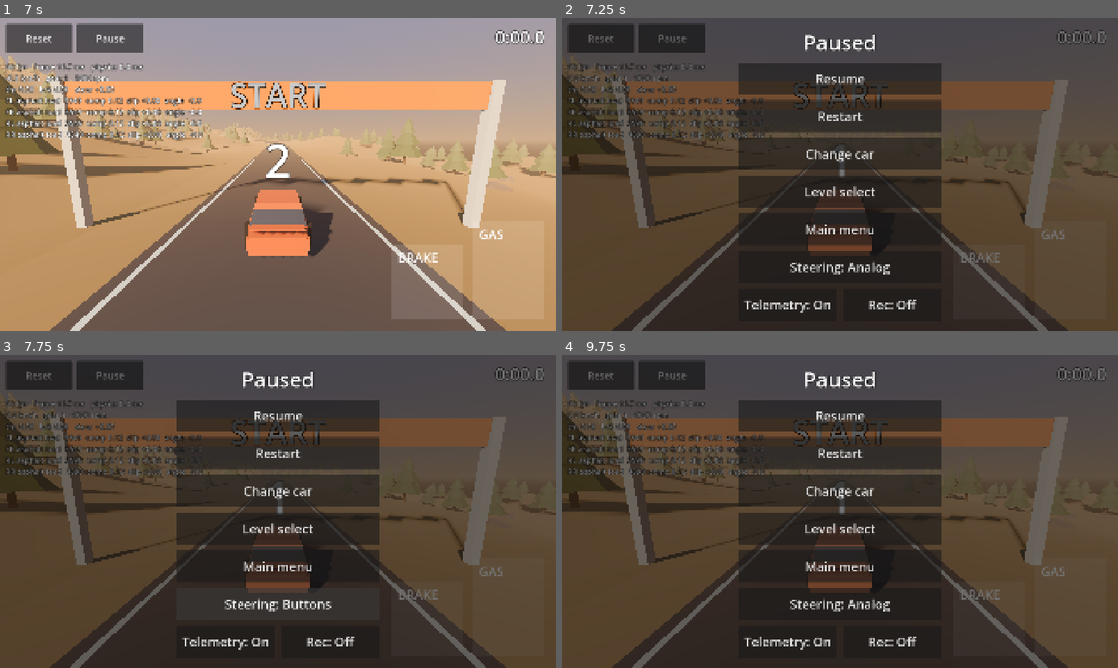
Above: before the commit, frames 1-4 (two rows, left to right).
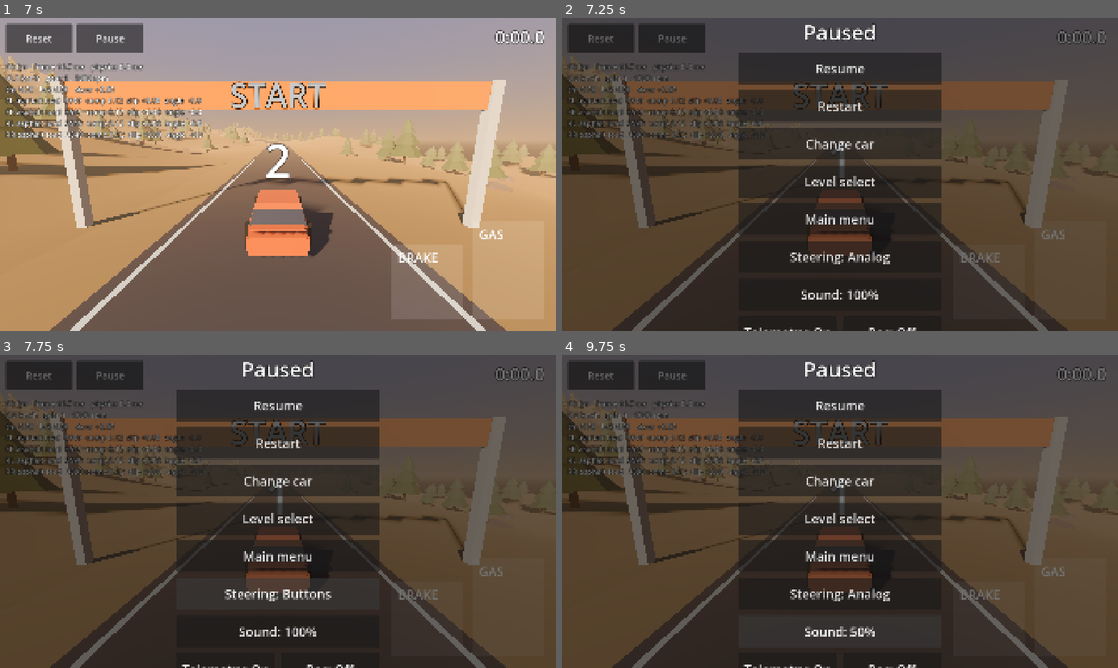
Above: after the commit, the same moments.

Repository: Stoian02/ridge
Game: Godot game, scene res://ui/main_menu.tscn
The game is run twice, just before and just after one commit, with the same random seed, the same clock (stepped at 60 frames per second) and the same inputs.
Inputs (mouse positions are in pixels of both pictures, inside the frame that each line leads up to):
- Up to frame 1 (7 s): click "Play" at 0.5 s; click (194, 171) at 1.25 s; click (105, 183) at 2 s; tap Enter at 2.75 s; move the mouse to (400, 158) at 2.77 s; hold D (steer_right) 2.78-3.5 s; tap W (throttle) at 2.85, 6.6 s; click (400, 158) at 2.92 s; drag from (166, 190) to (250, 237) at 3.52 s; move the mouse to (333, 105) at 4.27 s; hold D (steer_right) 4.28-5 s; tap Alt at 4.35 s; click "Reset" at 5 s; drag from (250, 237) to (111, 127) at 5.77 s; move the mouse to (444, 221) at 6.52 s; hold A (steer_left) from 6.53 s (still down)
- Up to frame 2 (7.25 s): keep holding A (steer_left); tap Escape (ui_cancel) at 7.15 s
- Up to frame 3 (7.75 s): release A (steer_left) at 7.25 s; click "Steering: Analog" at 7.25 s
- Up to frame 4 (9.75 s): click "Steering: Buttons" at 8 s; click (840, 630) at 8.75 s, where only the run after the commit has a clickable "Sound: 100%"; click (840, 630) at 9.5 s, where only the run after the commit has a clickable "Sound: 75%"

Frame 1 is identical in both runs. In frame 2, 9.4% of the frame differs, in the area x 31-69%, y 1-100%; in frame 3, 9.4%; in frame 4, 9.4%.

Commit message:
Add a Sound setting to the pause menu, saved with the other settings
Co-Authored-By: Claude Haiku 4.5 <noreply@anthropic.com>
Claude-Session: https://claude.ai/code/session_01RhfJavT34eWyW3enLLKWgH

Diff:
--- a/game/game_state.gd
+++ b/game/game_state.gd
@@ -27,9 +27,10 @@
 	reload()
 
 
-## Reads progress from save_path, replacing what is in memory.
+## Reads progress from save_path, replacing what is in memory, and applies its Sound setting.
 func reload() -> void:
 	progress = Progress.from_dictionary(SaveSystem.read(save_path))
+	apply_sound_volume()
 
 
 func save() -> Error:
@@ -54,6 +55,20 @@
 func set_steer_mode(mode: String) -> void:
 	progress.steer_mode = mode
 	save()
+
+
+## The Sound setting (M3B spec §7): stores, applies and saves it.
+func set_sound_volume(value: float) -> void:
+	progress.sound_volume = clampf(value, 0.0, 1.0)
+	apply_sound_volume()
+	save()
+
+
+## Sets the Master bus from the Sound setting; 0 mutes it.
+func apply_sound_volume() -> void:
+	var master := AudioServer.get_bus_index(&"Master")
+	AudioServer.set_bus_mute(master, progress.sound_volume <= 0.0)
+	AudioServer.set_bus_volume_db(master, linear_to_db(maxf(progress.sound_volume, 0.0001)))
 
 
 ## The car to drive: the player's last choice while it exists and is unlocked,
--- a/game/progress.gd
+++ b/game/progress.gd
@@ -14,6 +14,11 @@
 var steer_mode: String = STEER_ANALOG
 ## Id of the car the player last chose in car select.
 var selected_car: String = DEFAULT_CAR
+## The Sound setting (M3B spec §7): one of SOUND_STEPS, 0 = off.
+var sound_volume: float = 1.0
+
+## The values the Sound setting steps through, loudest first.
+const SOUND_STEPS: Array[float] = [1.0, 0.75, 0.5, 0.25, 0.0]
 
 ## Level id (String) -> {"best_time": float, "best_splits": {int: float}, "stars": int}.
 var _levels := {}
@@ -75,7 +80,8 @@
 		for index in record["best_splits"]:
 			splits[str(index)] = record["best_splits"][index]
 		levels[id] = {"best_time": record["best_time"], "best_splits": splits, "stars": record["stars"]}
-	return {"version": VERSION, "settings": {"steer_mode": steer_mode, "selected_car": selected_car}, "levels": levels}
+	return {"version": VERSION, "settings": {"steer_mode": steer_mode, "selected_car": selected_car,
+			"sound_volume": sound_volume}, "levels": levels}
 
 
 ## Reads save data. Unknown keys are ignored; missing or wrongly typed values take
@@ -88,6 +94,9 @@
 	var car_id = settings.get("selected_car") if settings is Dictionary else null
 	if car_id is String and car_id != "":
 		progress.selected_car = car_id
+	var volume = settings.get("sound_volume") if settings is Dictionary else null
+	if _is_number(volume) and SOUND_STEPS.has(float(volume)):
+		progress.sound_volume = float(volume)
 	var levels = data.get("levels")
 	if not levels is Dictionary:
 		return progress
--- a/tests/unit/test_game_state.gd
+++ b/tests/unit/test_game_state.gd
@@ -83,3 +83,17 @@
 	assert_eq(result["new_cars"].map(func(car: CarDef) -> StringName: return car.id), [&"offroad_4x4"])
 	var again: Dictionary = state.record_finish(state.catalog.levels[0], 59.0, {})
 	assert_true(again["new_cars"].is_empty(), "the 4x4 was already unlocked")
+
+
+func test_the_sound_setting_sets_the_master_bus_and_is_saved() -> void:
+	var master := AudioServer.get_bus_index(&"Master")
+	state.set_sound_volume(0.5)
+	assert_almost_eq(AudioServer.get_bus_volume_db(master), linear_to_db(0.5), 0.01)
+	assert_false(AudioServer.is_bus_mute(master))
+	assert_eq(SaveSystem.read(SaveSandbox.PATH)["settings"]["sound_volume"], 0.5)
+	state.set_sound_volume(0.0)
+	assert_true(AudioServer.is_bus_mute(master), "Off mutes")
+	state.reload()
+	assert_true(AudioServer.is_bus_mute(master), "a reload applies the saved setting")
+	state.set_sound_volume(1.0)
+	assert_false(AudioServer.is_bus_mute(master))
--- a/tests/unit/test_pause_menu.gd
+++ b/tests/unit/test_pause_menu.gd
@@ -91,6 +91,20 @@
 	assert_eq(saved["settings"]["steer_mode"], Progress.STEER_BUTTONS)
 
 
+func test_sound_steps_down_to_off_and_back_and_saves() -> void:
+	_add_menu()
+	menu.open()
+	var sound := _button_starting("Sound")
+	assert_eq(sound.text, "Sound: 100%")
+	var labels: Array[String] = []
+	for i in 5:
+		sound.pressed.emit()
+		labels.append(sound.text)
+	assert_eq(labels, ["Sound: 75%", "Sound: 50%", "Sound: 25%", "Sound: Off", "Sound: 100%"])
+	sound.pressed.emit()
+	assert_eq(SaveSystem.read(SaveSandbox.PATH)["settings"]["sound_volume"], 0.75)
+
+
 func test_telemetry_and_rec_show_their_state() -> void:
 	_add_menu()
 	rig.telemetry.visible = false
--- a/tests/unit/test_progress.gd
+++ b/tests/unit/test_progress.gd
@@ -125,3 +125,13 @@
 	assert_eq(Progress.from_dictionary(progress.to_dictionary()).selected_car, "offroad_4x4")
 	assert_eq(Progress.from_dictionary({"settings": {"steer_mode": "analog"}}).selected_car, "rally", "an older save")
 	assert_eq(Progress.from_dictionary({"settings": {"selected_car": 7}}).selected_car, "rally", "a wrongly typed value")
+
+
+func test_the_sound_setting_is_saved_and_only_takes_its_steps() -> void:
+	assert_eq(progress.sound_volume, 1.0)
+	progress.sound_volume = 0.25
+	assert_eq(Progress.from_dictionary(progress.to_dictionary()).sound_volume, 0.25)
+	assert_eq(Progress.from_dictionary({"settings": {"sound_volume": 0}}).sound_volume, 0.0, "JSON may give an int")
+	assert_eq(Progress.from_dictionary({"settings": {"sound_volume": 0.3}}).sound_volume, 1.0, "not a step")
+	assert_eq(Progress.from_dictionary({"settings": {"sound_volume": "loud"}}).sound_volume, 1.0)
+	assert_eq(Progress.from_dictionary({"settings": {"steer_mode": "analog"}}).sound_volume, 1.0, "an older save")
--- a/ui/pause_menu.gd
+++ b/ui/pause_menu.gd
@@ -22,6 +22,7 @@
 var rig: DrivingRig
 
 var _steering: Button
+var _sound: Button
 var _telemetry: Button
 var _recording: Button
 
@@ -101,6 +102,14 @@
 	_refresh_labels()
 
 
+## Steps the Sound setting to the next quieter step, wrapping from Off to 100%.
+func _on_sound() -> void:
+	var steps := Progress.SOUND_STEPS
+	var index := steps.find(GameState.progress.sound_volume)
+	GameState.set_sound_volume(steps[(index + 1) % steps.size()])
+	_refresh_labels()
+
+
 func _on_telemetry() -> void:
 	rig.telemetry.toggle()
 	_refresh_labels()
@@ -112,6 +121,8 @@
 
 
 func _refresh_labels() -> void:
+	var volume := GameState.progress.sound_volume
+	_sound.text = "Sound: %s" % ("Off" if volume <= 0.0 else "%d%%" % roundi(volume * 100.0))
 	if rig == null:
 		return
 	var buttons_mode := rig.touch_controls.steer_mode == TouchSteerLogic.Mode.BUTTONS
@@ -134,6 +145,8 @@
 	column.add_child(UiKit.button("Main menu", main_menu_pressed.emit))
 	_steering = UiKit.button("Steering", _on_steering)
 	column.add_child(_steering)
+	_sound = UiKit.button("Sound", _on_sound)
+	column.add_child(_sound)
 	var dev_row := HBoxContainer.new()
 	dev_row.alignment = BoxContainer.ALIGNMENT_CENTER
 	dev_row.add_theme_constant_override("separation", 20)
